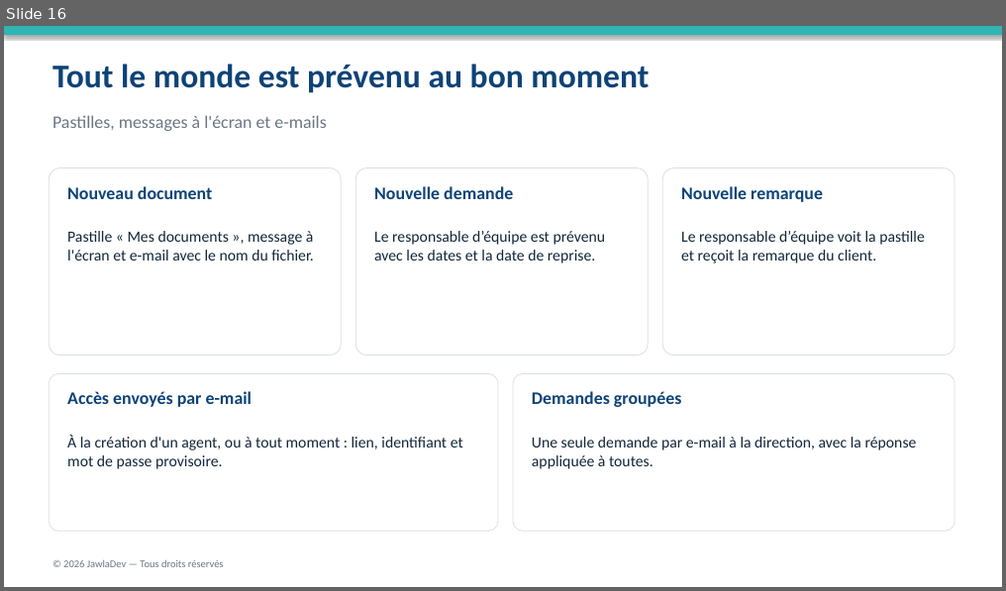
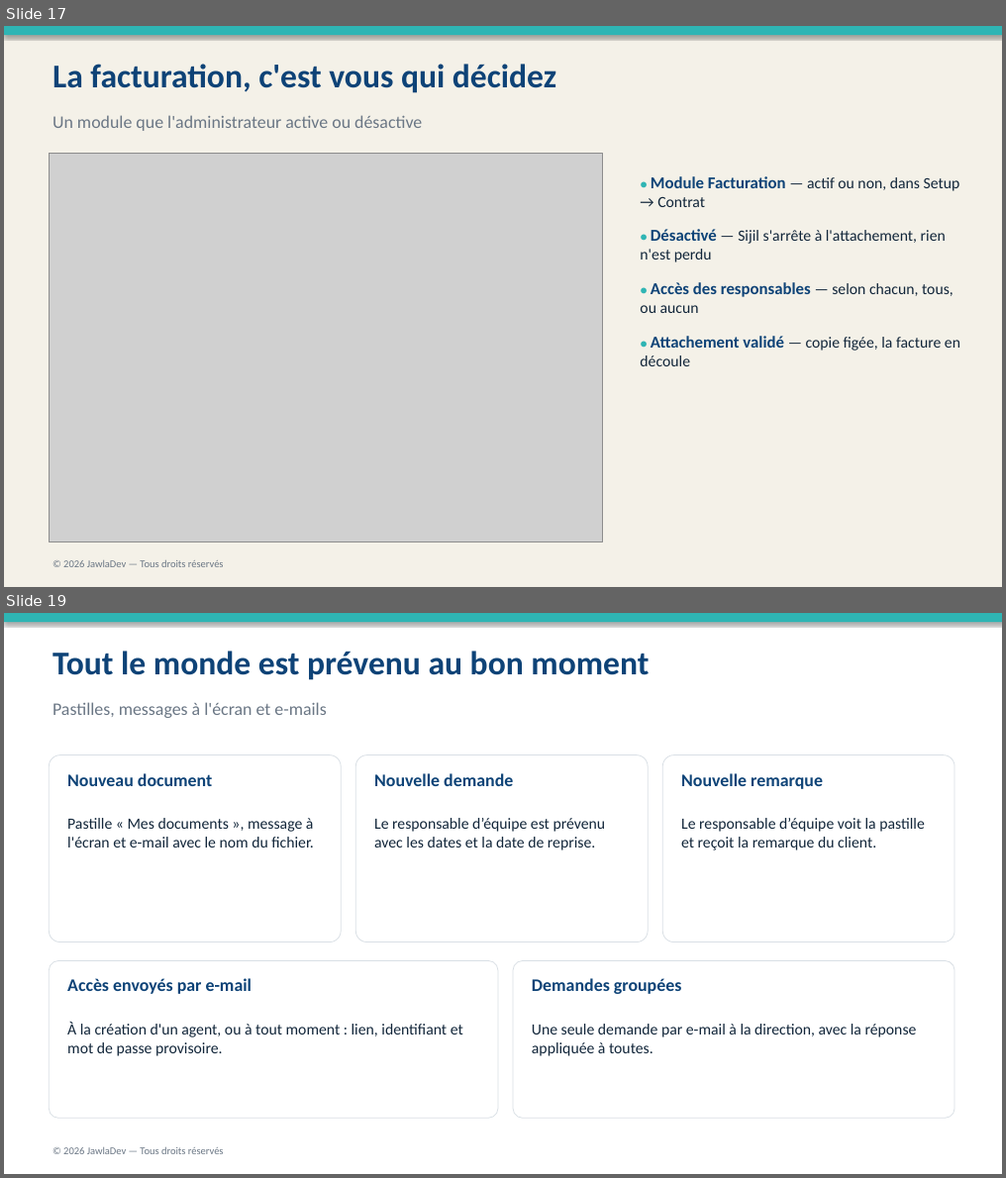
Before and after one commit to rayanem-dev/JawlaDev, a slide deck: assets/docs/Sijil-Presentation.pptx. Shown one above the other, each under a label of ours: slide 16 before the commit, slides 17 and 19 after it; the slides between them are not shown. The pictures are 1006x591 and 1006x1178 pixels, drawn with LibreOffice and Linux fonts; fonts in the diff are those of the drawing; grey boxes stand for pictures. Boxes give left, top, right and bottom in pixels: in the first picture for what was removed or moved away, otherwise in the second. Text is boxed around its words. In the diff, an @@ line names an element or a change of style, - is before the commit and + after.

```diff
--- a/assets/docs/Sijil-Presentation.pptx
+++ b/assets/docs/Sijil-Presentation.pptx
@@ slide 17 added at [4, 26, 1002, 587], background #FFFFFF @@
@@ rectangle added at [4, 26, 1002, 587], fill #F4F1E8 @@
@@ rectangle added at [4, 26, 1002, 35], fill #2FB5B4 @@
@@ text added at [53, 64, 556, 93], 32 pt, text #0E4377, bold @@
+La facturation, c'est vous qui décidez
@@ text added at [53, 115, 422, 131], 17 pt, text #6B7785 @@
+Un module que l'administrateur active ou désactive
@@ picture added at [49, 154, 603, 543] @@
@@ text added at [640, 176, 960, 367], 15 pt, text #12263A @@
+● Module Facturation — actif ou non, dans Setup → Contrat
+● Désactivé — Sijil s'arrête à l'attachement, rien n'est perdu
+● Accès des responsables — selon chacun, tous, ou aucun
+● Attachement validé — copie figée, la facture en découle
@@ text added at [63, 561, 224, 568], 10 pt, text #6B7785 @@
+© 2026 JawlaDev — Tous droits réservés
@@ what was slide 16 is now slide 19 @@
```
Also in this commit, not shown: 11 slides changed, 2 other slides added, 11 other files.
